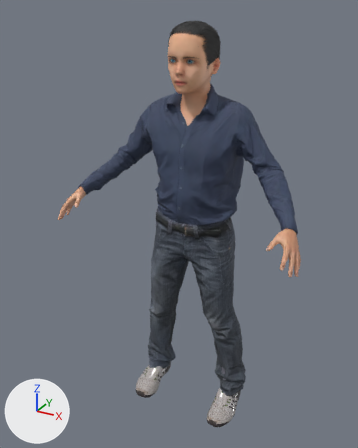
Renders of the glTF model models/makehuman/Biped/p13.glb from each side of a commit.
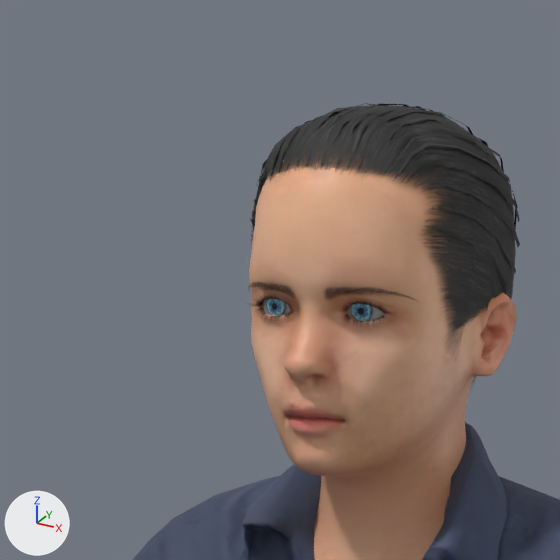
The first picture shows the older version from a 50 mm lens placed at (0.717, -1.442, 1.423), pointed at (-0.033, -0.078, 0.741). The close-ups show the older and then the newer version on the part from 33% to 64% of the width and 0% to 25% of the height of that picture. Only the edits that show in the close-ups are written down. The lights are fixed; the arrows at lower left show +X, +Y and +Z.

The first close-up shows 'p13.body', 'p13.low-poly', 'p13.male_casualsuit01', 'p13.short04' and 2 more.
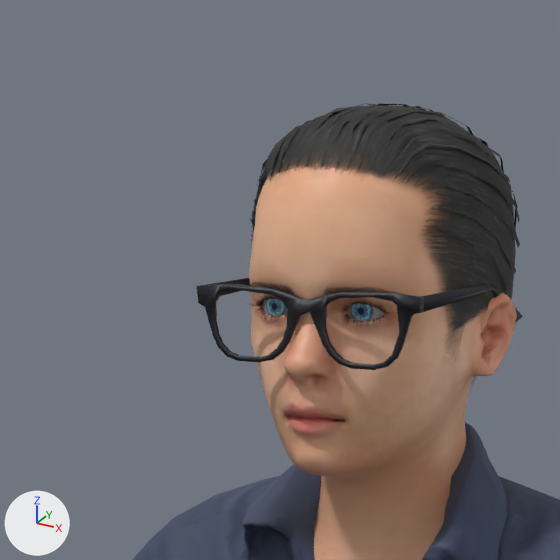
The change, as JSON lines over the scene's bpy script:
```json
{"op": "add", "block": "mat_p13_spamrakuen_tbm_glasses_frames_01", "code": ["mat_p13_spamrakuen_tbm_glasses_frames_01 = principled_material('p13.spamrakuen_tbm_glasses_frames_01')", "mat_p13_spamrakuen_tbm_glasses_frames_01.base_color = (0.00802, 0.00857, 0.0152)  # black #161721"]}
{"op": "add", "block": "me_tbm_glasses_frames_01", "code": ["me_tbm_glasses_frames_01 = bpy.data.meshes.new('TBM_Glasses_Frames_01')", "me_tbm_glasses_frames_01.from_pydata(...)  # 174 vertices, 344 faces; spans x -0.0713..0.0713, y -0.1397..0.0005, z 1.2486..1.2905", "me_tbm_glasses_frames_01.materials.append(mat_p13_spamrakuen_tbm_glasses_frames_01)  # black #161721"]}
{"op": "add", "block": "ob_p13_spamrakuen_tbm_glasses_frames_01", "code": ["ob_p13_spamrakuen_tbm_glasses_frames_01 = bpy.data.objects.new('p13.spamrakuen_tbm_glasses_frames_01', me_tbm_glasses_frames_01)", "ob_p13_spamrakuen_tbm_glasses_frames_01.location = (0.0, 0.0, 0.0)"]}
```

Boxes (x1, y1, x2, y2) around the edits, measured in the close-ups (560 x 560 px):
```json
{"object": "p13.spamrakuen_tbm_glasses_frames_01", "change": "added", "after": [196, 278, 523, 370], "on screen": "black"}
```
